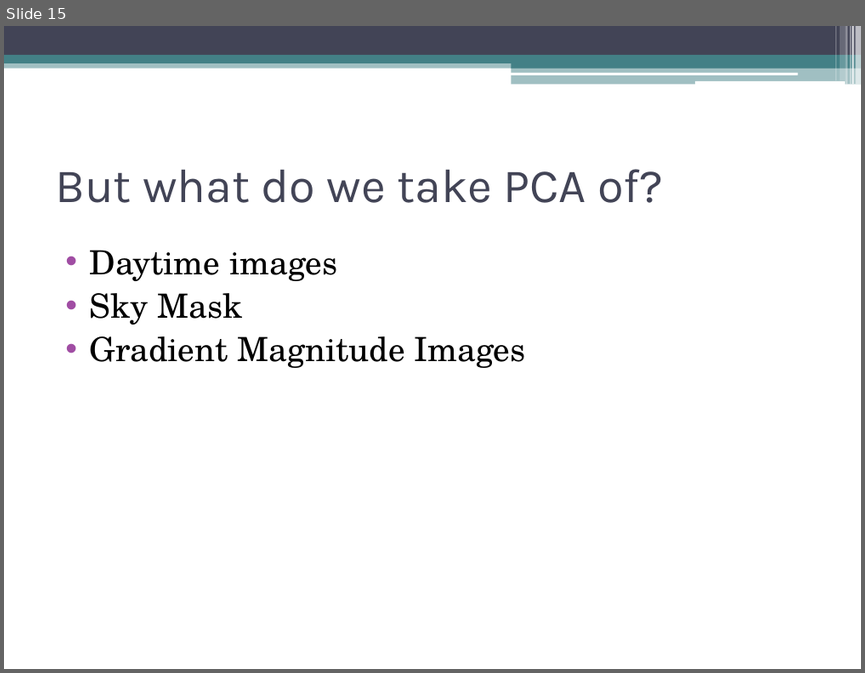
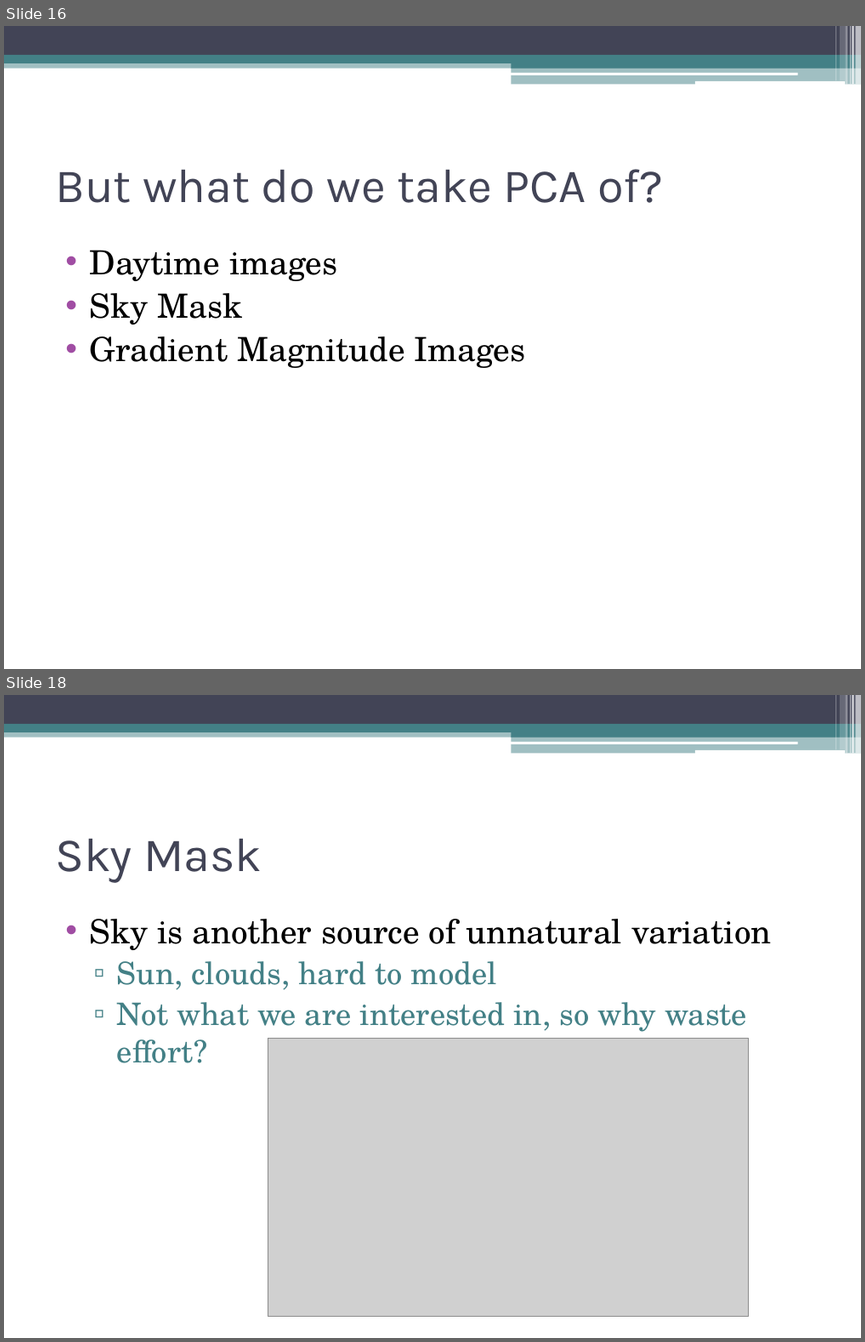
Before and after one commit to dyross/davidrossmastersproject, a slide deck: mastersProject/presentation/visualizationToolsForWebcams.pptx. Shown one above the other, each under a label of ours: slide 15 before the commit, slides 16 and 18 after it; the slides between them are not shown. The pictures are 865x673 and 865x1342 pixels, drawn with LibreOffice and Linux fonts; fonts in the diff are those of the drawing; grey boxes stand for pictures. Boxes give left, top, right and bottom in pixels: in the first picture for what was removed or moved away, otherwise in the second. Text is boxed around its words. In the diff, an @@ line names an element or a change of style, - is before the commit and + after.

```diff
--- a/mastersProject/presentation/visualizationToolsForWebcams.pptx
+++ b/mastersProject/presentation/visualizationToolsForWebcams.pptx
@@ slide 18 added at (4, 695, 861, 1338), background #FFFFFF; not listed: 13 template elements that a slide beside it also shows @@
@@ title added at (55, 839, 262, 882), 40 pt, text #424456 @@
+Sky Mask
@@ text added at (90, 919, 772, 1063), 26 pt, text #438086 @@
+• Sky is another source of unnatural variation
+  ▫ Sun, clouds, hard to model
+  ▫ Not what we are interested in, so why waste effort?
@@ picture added at (268, 1038, 749, 1316) @@
@@ what was slide 15 is now slide 16 @@
```
Also in this commit, not shown: 7 slides changed, 8 other slides added, 6 slides removed, 8 other files.
